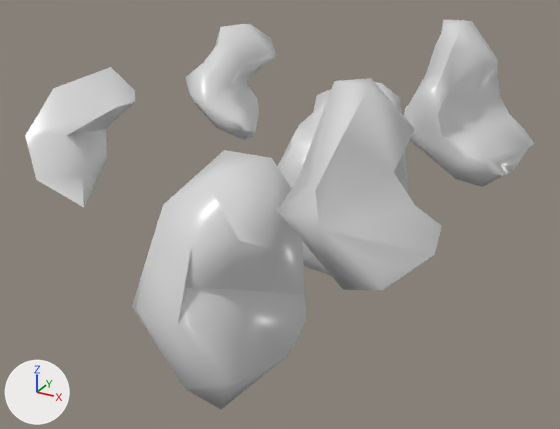
Renders of the FBX model Adrift/Assets/Master/Models/Outside/rock-h2.fbx from each side of a commit.
The view is the same before and after, from a camera (50 mm lens) standing at (0.217, -0.507, 0.199) and looking at (-0.004, -0.105, -0.002). Arrows for +X, +Y and +Z are at lower left; the lights stay in place. Where no turn or scale is listed for an object, it has been applied to the vertices.

Objects in the first picture: 'polymsh', 'polymsh1', 'polymsh2', 'polymsh3', 'polymsh4', 'polymsh5'.
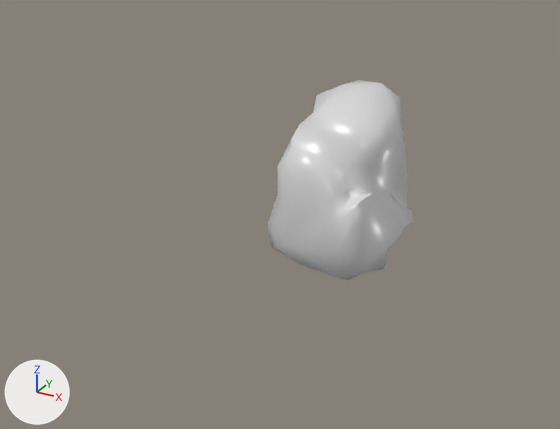
Commit message: updated rock models

Changed parts and their boxes (x1, y1, x2, y2) in the pictures (560 x 429 px):
'polymsh4', deleted: before (132, 150, 306, 409)
'polymsh5', deleted: before (277, 78, 442, 291)
'polymsh1', deleted: before (404, 19, 534, 187)
'polymsh3', deleted: before (26, 67, 135, 208)
'polymsh2', deleted: before (185, 24, 277, 140)
'polymsh', unchanged, uncovered by the edit: before (278, 82, 408, 275); after (268, 80, 414, 280)

What the commit changed:
Object 'polymsh5' (ob_polymsh5) is deleted.
Object 'polymsh3' (ob_polymsh3) is deleted.
Object 'polymsh2' (ob_polymsh2) is deleted.
Object 'polymsh4' (ob_polymsh4) is deleted.
Object 'polymsh1' (ob_polymsh1) is deleted.
